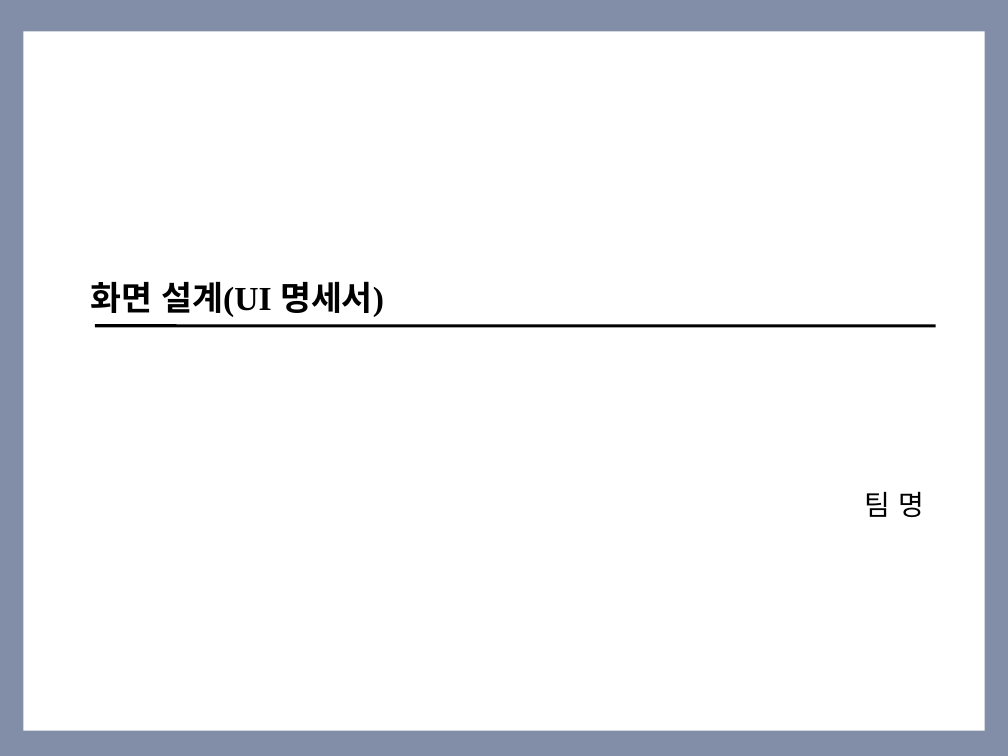
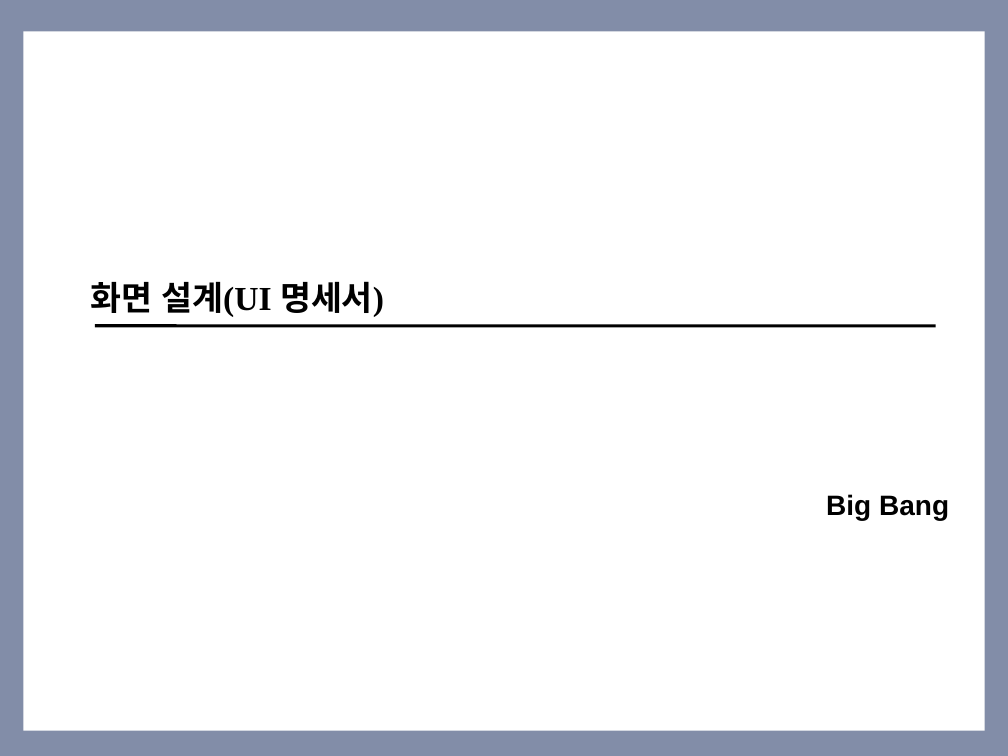
Before and after one commit to SE-admin/SE2017_1_bigbang, a slide deck: slide 1 of doc/3_ 설계서/UI Design Template.pptx. Drawn at 1008x756 pixels with LibreOffice and Linux fonts; fonts in the diff are those of the drawing. Boxes give left, top, right and bottom in pixels: in the first picture for what was removed or moved away, otherwise in the second. Text is boxed around its words. In the diff, an @@ line names an element or a change of style, - is before the commit and + after.

```diff
--- a/doc/3_ 설계서/UI Design Template.pptx
+++ b/doc/3_ 설계서/UI Design Template.pptx
@@ text at [826,494,949,520]: text changed; bold on @@
-팀 명
+Big Bang
```
Also in this commit, not shown: 2 other slides changed.
